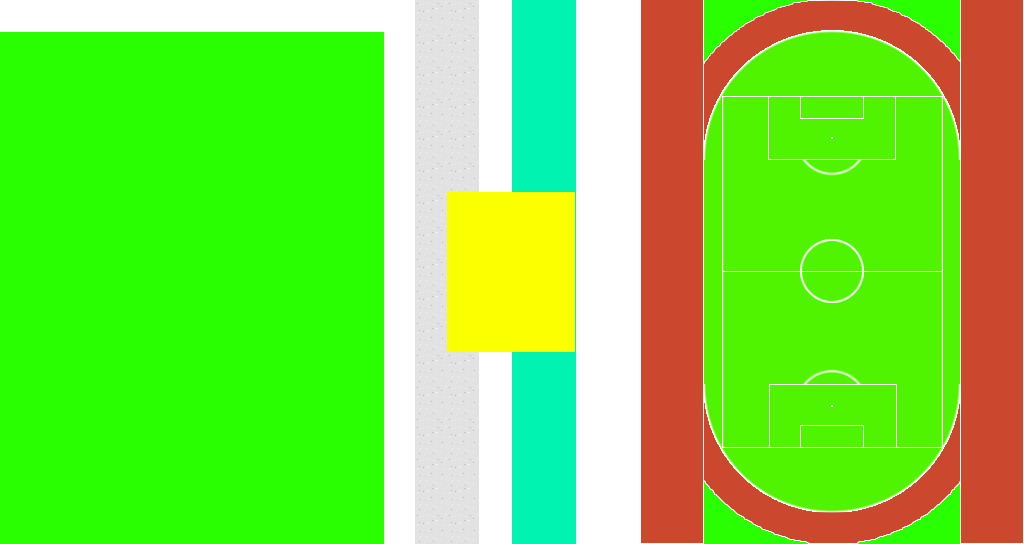
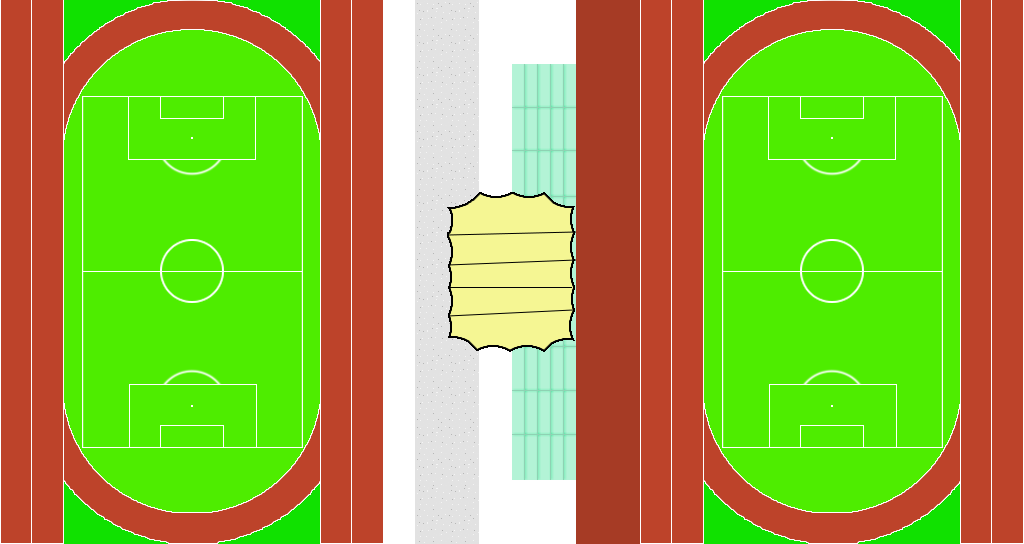
Revision of a layered (1024, 544) image; what changed, layer by layer:
added layer "图层 7 副本" above "足球场 副本" over [31, 0, 352, 544]
added layer "足球场 副本" above "东操跑道 副本" over [82, 96, 303, 448]
added layer "东操跑道 副本" above "图层 5 副本 3" over [0, 0, 384, 544]
added layer "图层 5 副本 3" above "图层 5 副本 2" over [63, 30, 321, 512]
added layer "图层 5 副本 2" above "图层 4 副本" over [31, 0, 354, 544]
added layer "图层 4 副本" above "图层 7" over [64, 0, 320, 544]
added layer "图层 7" above "足球场" over [576, 0, 992, 544]
painted on "东操跑道" over [641, 0, 1023, 544]
painted on "图层 5" over [704, 30, 960, 512]
painted on "图层 5 副本" over [671, 0, 994, 544]
painted on "图层 4" over [704, 0, 960, 544]
painted on "主席台" over [447, 192, 576, 352]
added layer "图层 8 副本 5" above "看台" over [512, 64, 576, 480]
painted on "看台" over [512, 0, 576, 544]
